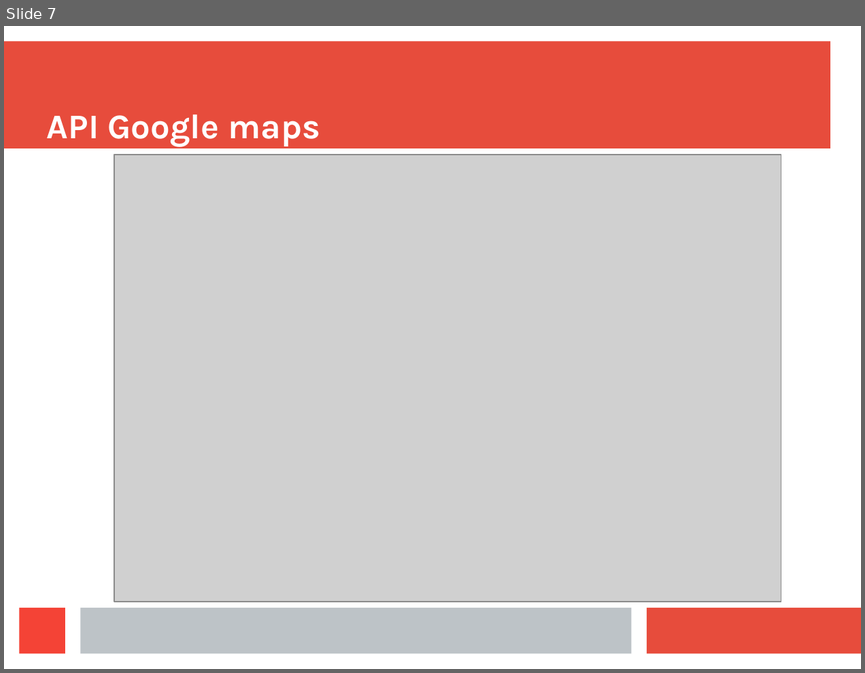
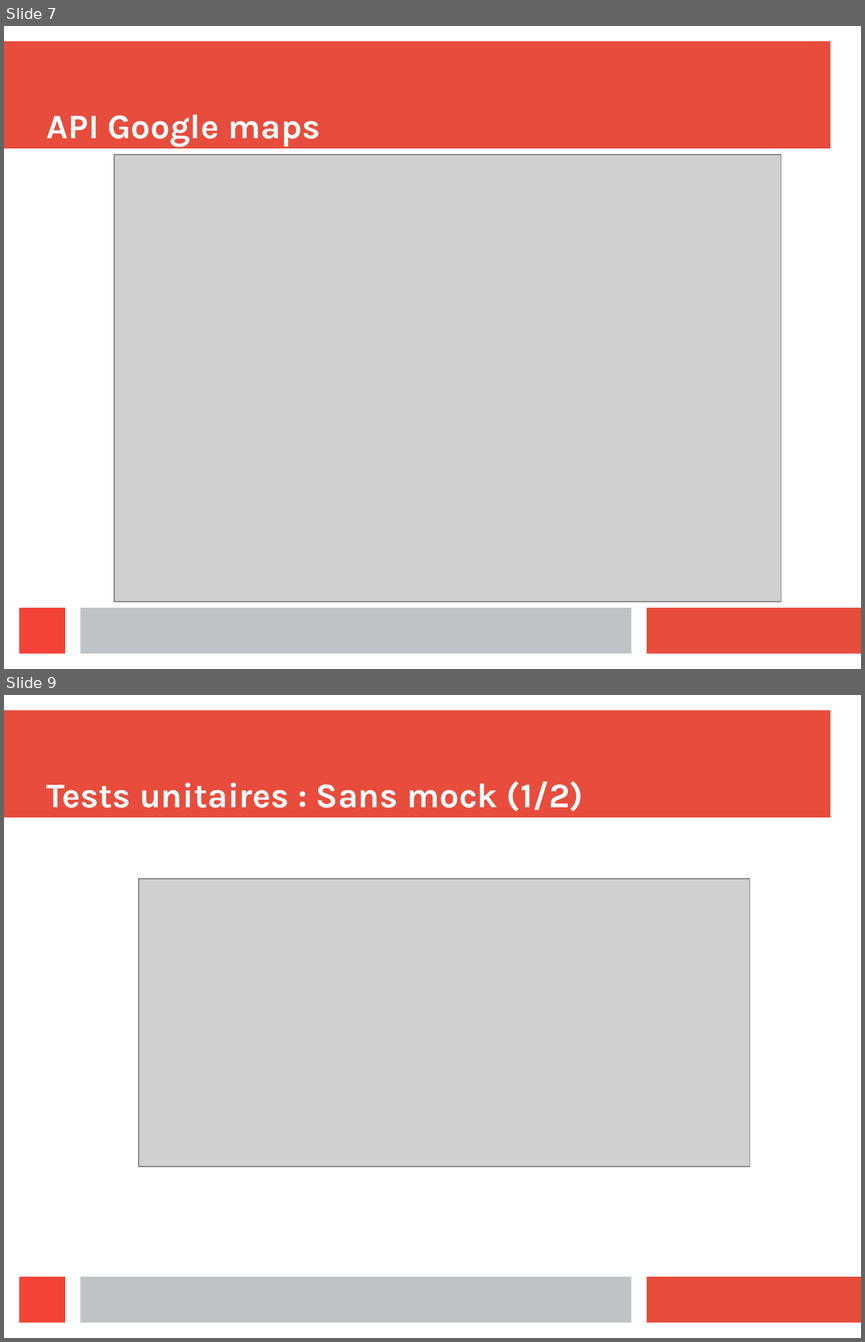
Before and after one commit to Wanbli83470/P7_ESTIVAL_THOMAS, a slide deck: SLIDE.odp. Shown one above the other, each under a label of ours: slide 7 before the commit, slides 7 and 9 after it; the slides between them are not shown. The pictures are 865x673 and 865x1342 pixels, drawn with LibreOffice and Linux fonts; fonts in the diff are those of the drawing; grey boxes stand for pictures. Boxes give left, top, right and bottom in pixels: in the first picture for what was removed or moved away, otherwise in the second. Text is boxed around its words. In the diff, an @@ line names an element or a change of style, - is before the commit and + after.

```diff
--- a/SLIDE.odp
+++ b/SLIDE.odp
@@ slide 9 added at (4,695,861,1338), background #FFFFFF; not listed: 4 template elements that a slide beside it also shows @@
@@ title added at (47,781,583,811), 32 pt, text #FFFFFF, bold @@
+Tests unitaires : Sans mock (1/2)
@@ picture added at (139,879,749,1166) @@
```
Also in this commit, not shown: 4 slides changed.
